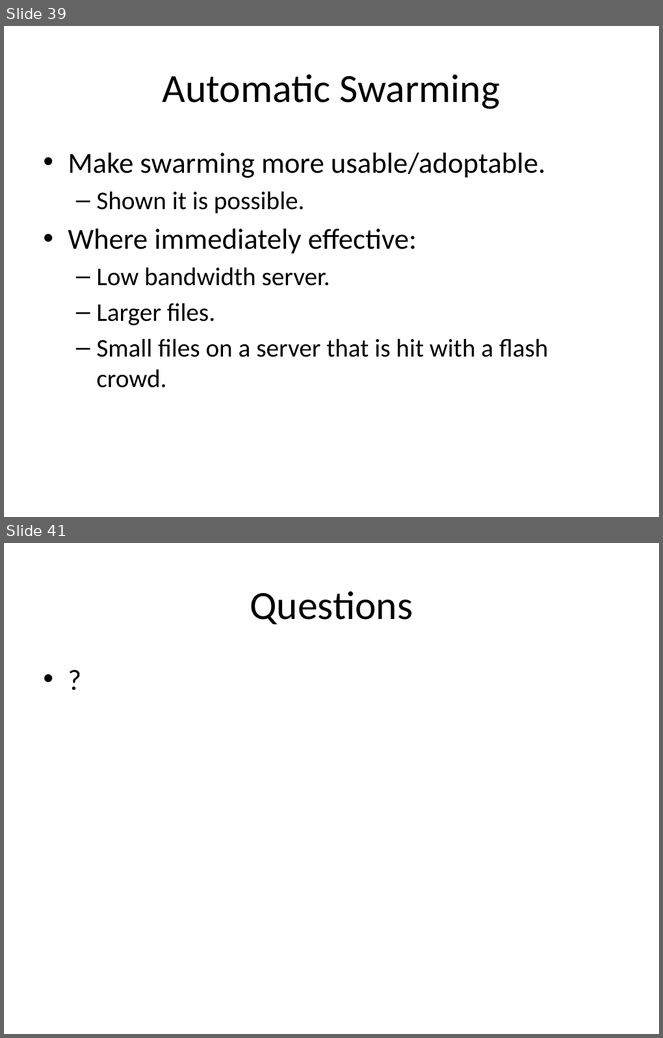
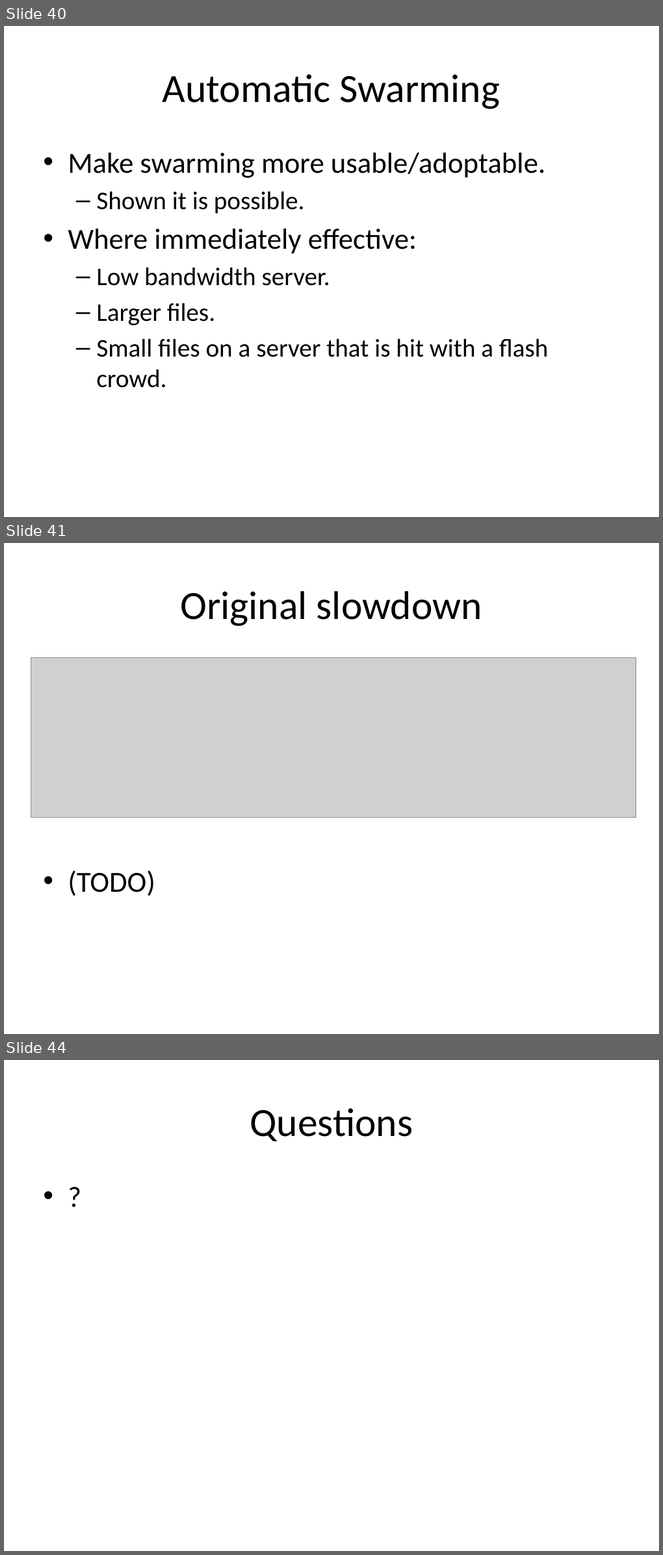
Before and after one commit to rdp/p2pwebclient, a slide deck: thesis_presentation/How to Make the Internet Faster.pptx. Shown one above the other, each under a label of ours: slides 39 and 41 before the commit, slides 40, 41 and 44 after it; the slides between them are not shown. The pictures are 663x1038 and 663x1555 pixels, drawn with LibreOffice and Linux fonts; fonts in the diff are those of the drawing; grey boxes stand for pictures. Boxes give left, top, right and bottom in pixels: in the first picture for what was removed or moved away, otherwise in the second. Text is boxed around its words. In the diff, an @@ line names an element or a change of style, - is before the commit and + after.

```diff
--- a/thesis_presentation/How to Make the Internet Faster.pptx
+++ b/thesis_presentation/How to Make the Internet Faster.pptx
@@ slide 41 added at [4, 543, 659, 1034], background #FFFFFF @@
@@ title added at [181, 591, 482, 626], 44 pt, text #000000 @@
+Original slowdown
@@ picture added at [31, 657, 636, 817] @@
@@ text added at [68, 871, 155, 896], 32 pt, text #000000 @@
+• (TODO)
@@ what was slide 39 is now slide 40 @@
@@ what was slide 41 is now slide 44 @@
```
Also in this commit, not shown: 4 slides changed, 2 other slides added, 1 other file.
